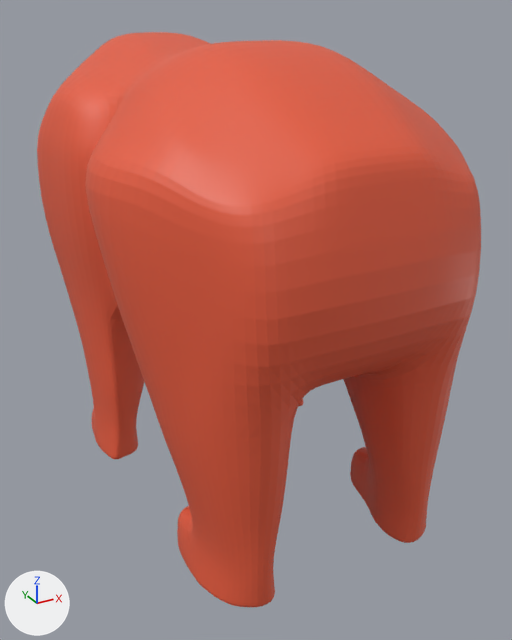
The Blender file bear.blend: old version first, new version second.
Both versions are drawn from a 50 mm lens placed at (-0.748, -1.573, 1.137), pointed at (0.12, 0.006, 0.348). Every picture has the same lights, and +X, +Y and +Z are marked at lower left. The same objects are shown in both versions, whatever each file hides.

The older version as bpy lines, for what is in view:
```python
mat_material_001 = principled_material('Material.001')
mat_material_001.base_color = (0.8, 0.108, 0.0471)  # red #e75c3d
me_cube_002 = bpy.data.meshes.new('Cube.002')
me_cube_002.from_pydata(...)  # 355 vertices, 329 faces; spans x -0.41..0.0, y -0.72..1.08, z 0.0..1.09
me_cube_002.materials.append(mat_material_001)  # red #e75c3d
# before: 152 (-0.41, -0.22, 0.85), 161 (-0.41, -0.34, 0.87), 235 (-0.37, -0.16, 0.85)
ob_cube = bpy.data.objects.new('Cube', me_cube_002)
ob_cube.location = (0.0, 0.0, 0.0)
_m = ob_cube.modifiers.new('Mirror', 'MIRROR')
_m.use_clip = True
_m = ob_cube.modifiers.new('Subdivision', 'SUBSURF')
_m.levels = 3
```
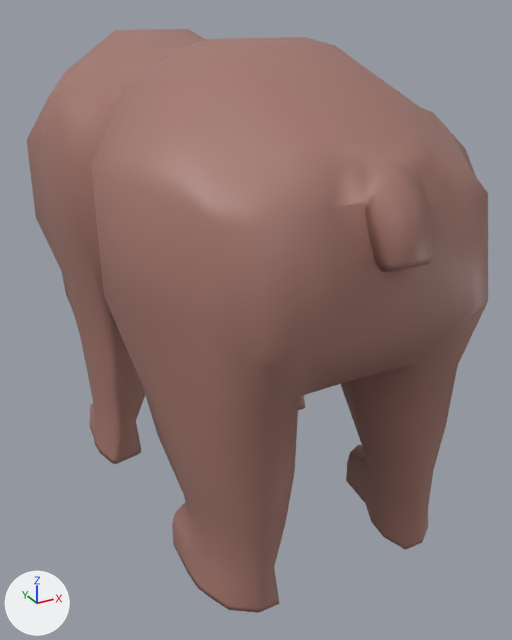
Where the change shows, as pixel boxes [x1, y1, x2, y2] in the pictures (512 x 640 px; the box of a moved part takes in the faces that stretch with it):
```json
{"object": "Cube", "change": "recoloured, reshaped, modifiers changed", "before": [37, 32, 481, 607], "after": [27, 29, 488, 613], "on screen": "red to brown"}
{"part": 1, "of": "me_cube_002", "change": "built on", "before": [335, 160, 437, 225], "after": [332, 155, 440, 272]}
{"part": 2, "of": "me_cube_002", "change": "moved or reshaped", "before": [85, 125, 160, 313], "after": [90, 124, 160, 317]}
{"part": 3, "of": "me_cube_002", "change": "built on", "before": [177, 447, 428, 602], "after": [172, 445, 428, 609]}
{"part": 4, "of": "me_cube_002", "change": "shading changed", "before": [37, 32, 481, 607], "after": [27, 29, 488, 613]}
```

The change, as JSON lines over the scene's bpy script:
```json
{"op": "set", "path": "mat_material_001.base_color", "old": "(0.8, 0.108, 0.0471)", "new": "(0.373, 0.184, 0.155)", "note": "red #e75c3d -> brown #a4776e"}
{"block": "me_cube_002", "where": "# used by ob_cube; location = (0.0, 0.0, 0.0)"}
{"block": "me_cube_002", "where": "# verts and faces of me_cube_002; kept vertices keep their numbers, new ones are numbered from 355"}
{"op": "remove", "block": "me_cube_002", "code": "me_cube_002.from_pydata(...)  # 355 vertices, 329 faces; spans x -0.41..0.0, y -0.72..1.08, z 0.0..1.09"}
{"op": "add", "block": "me_cube_002", "code": "me_cube_002.from_pydata(...)  # 406 vertices, 369 faces, 4 loose edges; spans x -0.4..0.0, y -0.74..1.08, z 0.0..1.09"}
{"block": "me_cube_002", "change": "me_cube_002 part 1"}
{"block": "me_cube_002", "change": "11 vertices are removed from x -0.12..-0.07, y 0.91..0.94, z 0.59..0.69"}
{"block": "me_cube_002", "change": "17 faces are deleted"}
{"block": "me_cube_002", "change": "10 vertices move from x -0.14..0.0, y 0.91..1.02, z 0.28..0.65 to x -0.15..0.0, y 0.88..1.02, z 0.29..0.64"}
{"block": "me_cube_002", "change": "45 vertices are added at x -0.16..0.0, y -0.74..0.95, z 0.56..0.91"}
{"block": "me_cube_002", "change": "5 new vertices lie (0.05, 0.0, 0.0) away from vertices in x -0.1..-0.05, y -0.72..-0.65, z 0.8..0.91"}
{"block": "me_cube_002", "change": "4 loose edges are added"}
{"block": "me_cube_002", "change": "45 new faces join them"}
{"block": "me_cube_002", "change": "me_cube_002 part 2"}
{"op": "add", "block": "me_cube_002", "code": "verts[152] = (-0.37, -0.23, 0.85)  # moved, pixel (91, 170)"}
{"op": "add", "block": "me_cube_002", "code": "verts[161] = (-0.39, -0.34, 0.87)  # moved, pixel (95, 175)"}
{"op": "add", "block": "me_cube_002", "code": "verts[235] = (-0.35, -0.16, 0.85)  # moved, pixel (90, 163)"}
{"block": "me_cube_002", "change": "me_cube_002 part 3"}
{"block": "me_cube_002", "change": "2 vertices are removed from x -0.29..-0.2, y -0.35..-0.34, z 0.11"}
{"block": "me_cube_002", "change": "14 faces are deleted"}
{"block": "me_cube_002", "change": "3 vertices move from x -0.3..-0.24, y -0.45..-0.31, z 0.0..0.11 to x -0.3..-0.24, y -0.44..-0.32, z 0.0..0.09"}
{"block": "me_cube_002", "change": "5 vertices are added at (-0.29, -0.49, 0.06), (-0.26, -0.58, 0.06), (-0.29, -0.46, 0.06), (-0.28, -0.34, 0.09), (-0.21, -0.34, 0.09)"}
{"block": "me_cube_002", "change": "9 new vertices lie (0.0, 0.0, 0.04) away from vertices in x -0.29..-0.15, y -0.62..-0.31, z 0.02"}
{"block": "me_cube_002", "change": "26 new faces join them"}
{"block": "me_cube_002", "change": "me_cube_002 part 4: 298 kept faces spanning x -0.4..0.0, y -0.72..1.08, z 0.0..1.09 are now shaded smooth"}
{"op": "remove", "block": "ob_cube", "code": "_m = ob_cube.modifiers.new('Subdivision', 'SUBSURF')"}
{"op": "remove", "block": "ob_cube", "code": "_m.levels = 3"}
```
